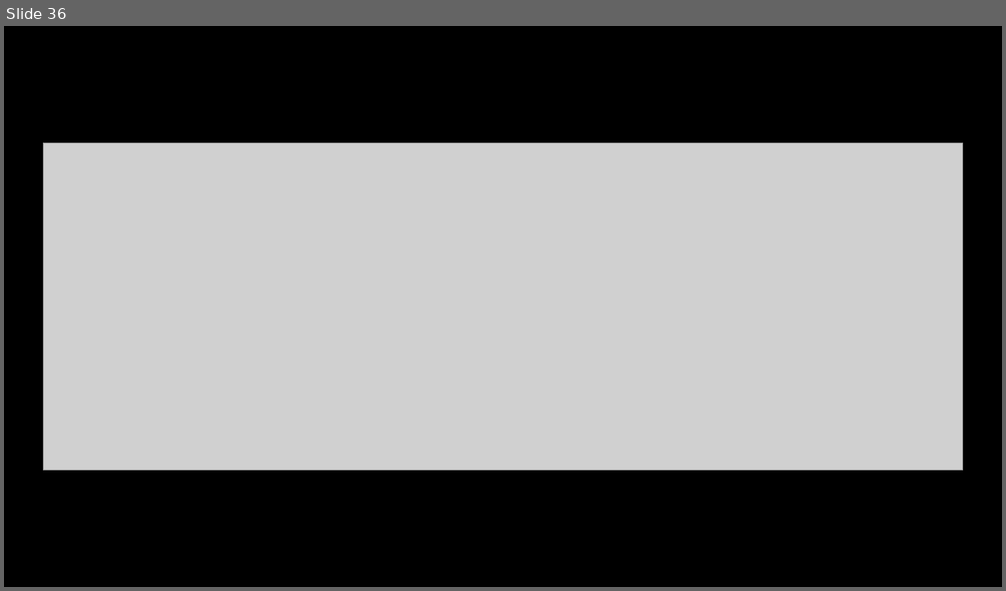
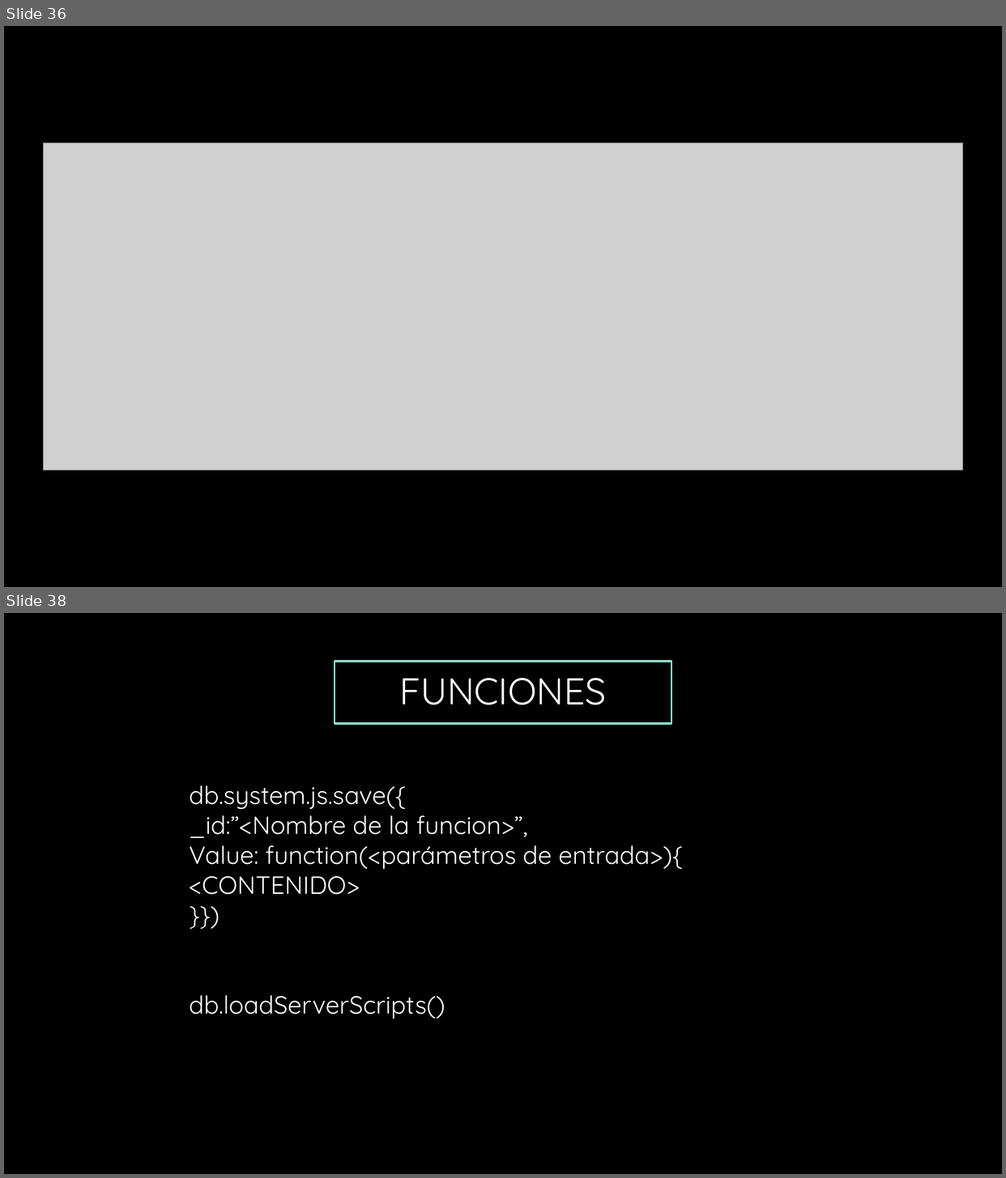
Before and after one commit to adchavesm/Curso-MongoDB, a slide deck: Introduccion a NoSql-Mongodb.pptx. Shown one above the other, each under a label of ours: slide 36 before the commit, slides 36 and 38 after it; the slides between them are not shown. The pictures are 1006x591 and 1006x1178 pixels, drawn with LibreOffice and Linux fonts; fonts in the diff are those of the drawing; grey boxes stand for pictures; background and template pictures are left out. Boxes give left, top, right and bottom in pixels: in the first picture for what was removed or moved away, otherwise in the second. Text is boxed around its words. In the diff, an @@ line names an element or a change of style, - is before the commit and + after.

```diff
--- a/Introduccion a NoSql-Mongodb.pptx
+++ b/Introduccion a NoSql-Mongodb.pptx
@@ slide 38 added at [4,613,1002,1174], background #000000 @@
@@ title added at [335,661,671,724], outline #82E0CD 2.25 pt, 36 pt, text #FFFFFF @@
+FUNCIONES
@@ text added at [189,786,683,1019], 24 pt, text #FFFFFF @@
+db.system.js.save({
+_id:”<Nombre de la funcion>”,
+Value: function(<parámetros de entrada>){
+<CONTENIDO>
+}})
+db.loadServerScripts()
```
Also in this commit, not shown: 4 slides changed, 1 other slide added, 1 other file.
